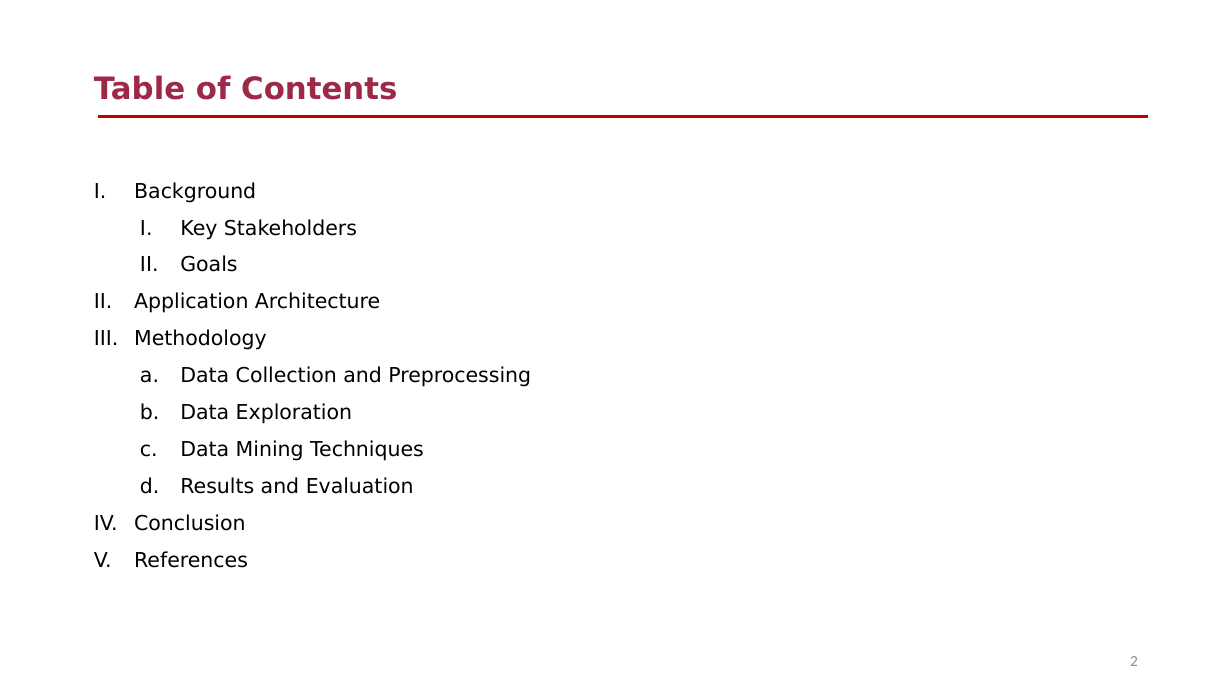
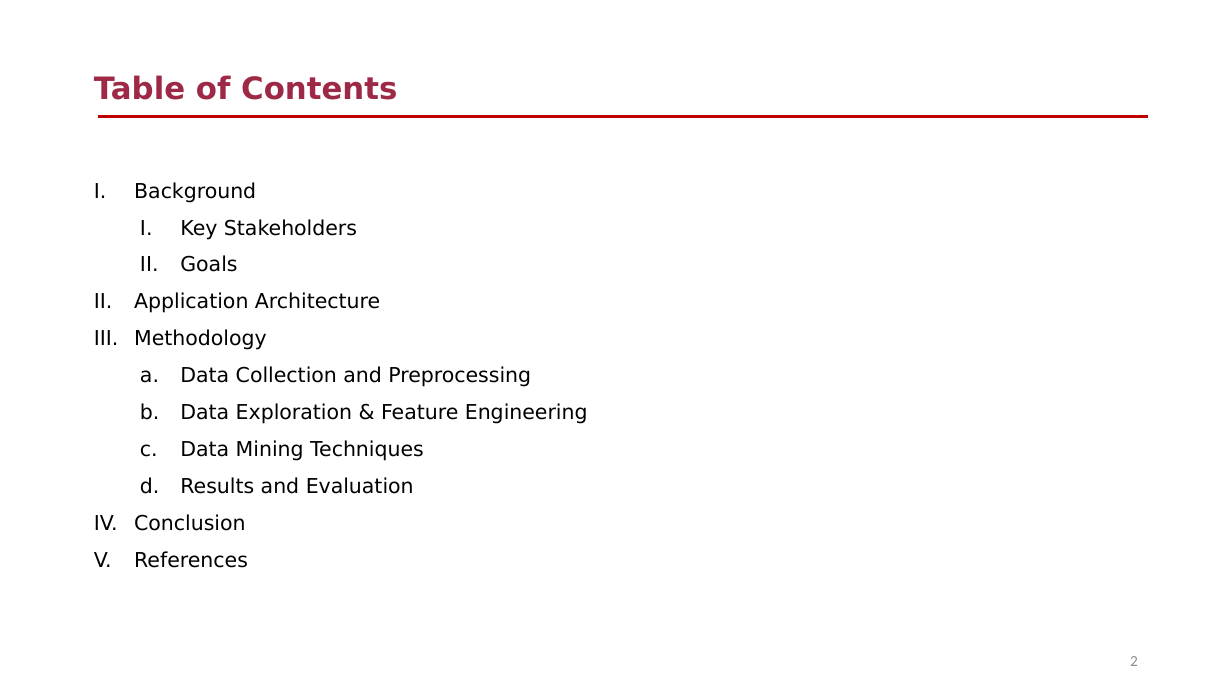
Before and after one commit to zqw86713/MSCA_31008_0N01_Winter_2023_Data_Mining_Principles, a slide deck: slide 2 of Final_project/MScA_31008_Final_Project_Presentation - Pitchbook Industry Classification.pptx. Drawn at 1232x693 pixels with LibreOffice and Linux fonts; fonts in the diff are those of the drawing. Boxes give left, top, right and bottom in pixels: in the first picture for what was removed or moved away, otherwise in the second. Text is boxed around its words. In the diff, an @@ line names an element or a change of style, - is before the commit and + after.

```diff
--- a/Final_project/MScA_31008_Final_Project_Presentation - Pitchbook Industry Classification.pptx
+++ b/Final_project/MScA_31008_Final_Project_Presentation - Pitchbook Industry Classification.pptx
@@ text at [180, 403, 588, 424]: text changed @@
-  b. Data Exploration
+  b. Data Exploration & Feature Engineering
```
Also in this commit, not shown: 1 other slide changed, 1 slide added.
